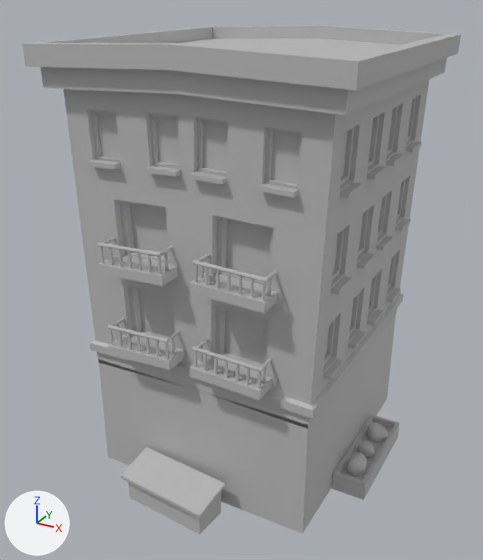
One commit to the FBX model creativejam/Content/Geometry/FBX/SM_M_Building_B.fbx: the scene before it, then after it.
One viewpoint serves both versions: a camera (50 mm lens) standing at (13.8, -26.9, 21.9) and looking at (-0.5, -0.8, 8.9). Every picture has the same lights, and +X, +Y and +Z are marked at lower left. Objects named as collision shapes, trigger or cutter boxes, shadow casters or lower levels of detail are left out. Where no turn or scale is listed for an object, it has been applied to the vertices. Vertices at the same position are counted once.

In view in the first picture: 'SM_M_Building_B'.
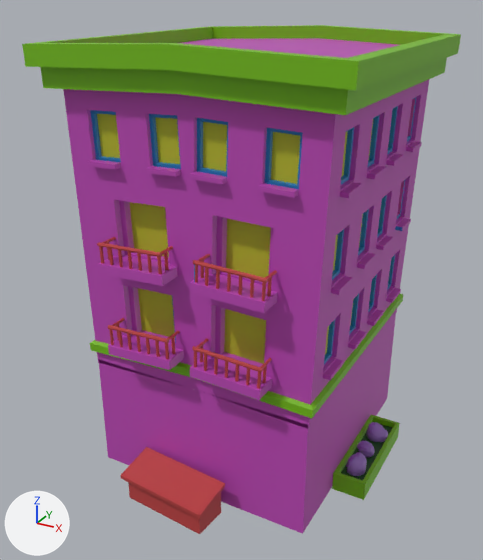
What differs and where, as boxes [x1, y1, x2, y2] in the pictures (483 x 560 px):
'SM_M_Building_B', recoloured (grey to purple)
    both: [22, 25, 461, 534]
part 1 of me_mesh, recoloured (grey to blue)
    both: [90, 97, 416, 364]
part 2 of me_mesh, recoloured (grey to green)
    both: [90, 294, 403, 500]
part 3 of me_mesh, recoloured (grey to green)
    both: [25, 25, 461, 115]
part 4 of me_mesh, recoloured (grey to green)
    both: [22, 43, 359, 115]
part 5 of me_mesh, recoloured (grey to purple)
    both: [346, 422, 388, 476]
part 6 of me_mesh, recoloured (grey to purple)
    both: [63, 79, 429, 534]
part 7 of me_mesh, recoloured (grey to pink)
    both: [181, 38, 399, 58]
part 8 of me_mesh, recoloured (grey to red)
    both: [97, 237, 277, 389]
part 9 of me_mesh, recoloured (grey to red)
    both: [120, 447, 225, 534]
part 10 of me_mesh, recoloured (grey to yellow)
    both: [97, 114, 373, 278]
part 11 of me_mesh, recoloured (grey to yellow)
    both: [138, 288, 354, 364]
part 12 of me_mesh, recoloured (grey to green)
    both: [341, 424, 392, 480]
part 13 of me_mesh, recoloured (grey to purple)
    both: [98, 256, 277, 400]

Diff of the bpy script that builds the scene:
```diff
--- a/creativejam/Content/Geometry/FBX/SM_M_Building_B.fbx.py
+++ b/creativejam/Content/Geometry/FBX/SM_M_Building_B.fbx.py
@@ mat_lambert2 @@
 mat_lambert2 = principled_material('lambert2')
-mat_lambert2.base_color = (0.5, 0.5, 0.5)  # grey #bcbcbc
+mat_lambert2.base_color = (0.016, 0.202, 0.5)  # blue #227cbc
@@ mat_lambert6 @@
+mat_lambert6 = principled_material('lambert6')
+mat_lambert6.base_color = (0.482, 0.5, 0.0225)  # yellow #b8bc29
@@ mat_lambert4 @@
+mat_lambert4 = principled_material('lambert4')
+mat_lambert4.base_color = (0.175, 0.5, 0.003)  # green #74bc0a
@@ mat_lambert3 @@
+mat_lambert3 = principled_material('lambert3')
+mat_lambert3.base_color = (0.5, 0.064, 0.466)  # pink #bc48b6
@@ mat_lambert8 @@
+mat_lambert8 = principled_material('lambert8')
+mat_lambert8.base_color = (0.0163, 0.102, 0.0196)  # dark green #225a26
@@ mat_lambert7 @@
+mat_lambert7 = principled_material('lambert7')
+mat_lambert7.base_color = (0.302, 0.157, 0.5)  # purple #956ebc
@@ mat_lambert5 @@
+mat_lambert5 = principled_material('lambert5')
+mat_lambert5.base_color = (0.5, 0.0515, 0.0515)  # red #bc4040
@@ me_mesh @@
 me_mesh.from_pydata(...)  # 3682 vertices, 2694 faces; spans x -6.9..6.9, y -8.3..8.3, z -0.2..20.1
 # used by ob_sm_m_building_b; location = (0.0, 0.0, 0.0)
+# me_mesh part 1: 293 of the faces centred in x -5.7..5.6, y -6.9..6.6, z 7.6..17.4 switch from mat_lambert1 (grey #bcbcbc) to mat_lambert2 (blue #227cbc)
+# me_mesh part 2: 85 of the faces centred in x -5.7..6.9, y -6.1..8.2, z -0.1..6.7 switch from mat_lambert1 (grey #bcbcbc) to mat_lambert4 (green #74bc0a)
+# me_mesh part 3: 24 of the faces centred in x -6.9..6.7, y 0.1..7.0, z 18.2..20.0 switch from mat_lambert1 (grey #bcbcbc) to mat_lambert4 (green #74bc0a)
+# me_mesh part 4: 12 of the faces centred in x -3.5..3.3, y -6.9..-6.2, z 18.3..20.0 switch from mat_lambert1 (grey #bcbcbc) to mat_lambert4 (green #74bc0a)
+# me_mesh part 5: 301 of the faces centred in x 5.6..6.7, y -2.0..1.9, z 0.3..1.4 switch from mat_lambert1 (grey #bcbcbc) to mat_lambert7 (purple #956ebc)
+# me_mesh part 6: 898 of the faces centred in x -6.3..6.0, y -6.2..7.2, z -0.1..17.9 switch from mat_lambert1 (grey #bcbcbc) to mat_lambert3 (pink #bc48b6)
+# me_mesh part 7: 1 of the faces centred in x -0.1, y 0.1, z 19.3 switch from mat_lambert1 (grey #bcbcbc) to mat_lambert3 (pink #bc48b6)
+# me_mesh part 8: 411 of the faces centred in x -4.0..3.8, y -6.9..-6.3, z 7.8..12.2 switch from mat_lambert1 (grey #bcbcbc) to mat_lambert5 (red #bc4040)
+# me_mesh part 9: 17 of the faces centred in x -3.0..1.6, y -8.1..-6.0, z 0.4..1.5 switch from mat_lambert1 (grey #bcbcbc) to mat_lambert5 (red #bc4040)
+# me_mesh part 10: 44 of the faces centred in x -5.5..5.3, y -5.5..5.7, z 12.4..16.4 switch from mat_lambert1 (grey #bcbcbc) to mat_lambert6 (yellow #b8bc29)
+# me_mesh part 11: 20 of the faces centred in x -5.2..5.1, y -5.3..5.4, z 8.6..8.7 switch from mat_lambert1 (grey #bcbcbc) to mat_lambert6 (yellow #b8bc29)
+# me_mesh part 12: the 1 face centred in x 6.2, y 0.1, z 0.6 switches from mat_lambert1 (grey #bcbcbc) to mat_lambert8 (dark green #225a26)
+# me_mesh part 13: all 20 faces that had it switch from mat_lambert2 (grey #bcbcbc) to mat_lambert3 (pink #bc48b6)
+me_mesh.materials.append(mat_lambert8)  # dark green #225a26
```
